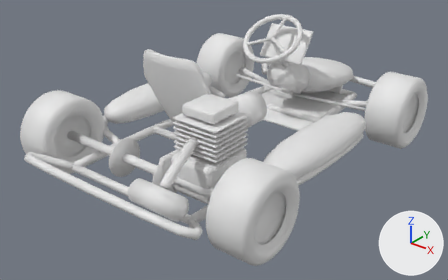
Two versions of the Blender file ragdoll-crash-physics/blender/out/GoKart.blend, one commit apart.
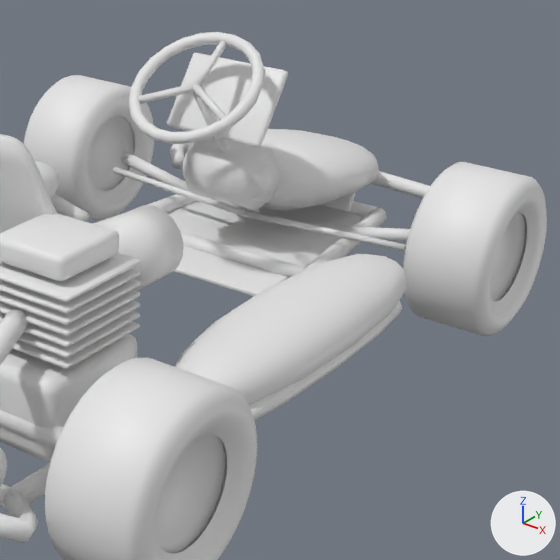
Each version is shown whole from a 50 mm lens placed at (7.32, -9.63, 6.18), pointed at (-0.03, -0.44, 0.48), then close up on the part from 42% to 97% of the width and 0% to 88% of the height. The lights are fixed; the arrows at lower right show +X, +Y and +Z. The last two pictures show the newer version.

Before the edit, the objects in view are built like this:
```python
me_gokart_trim = bpy.data.meshes.new('GoKart_Trim')
me_gokart_trim.from_pydata(...)  # 2876 vertices, 2632 faces; spans x -2.54..2.54, y -4.07..4.38, z 0.38..2.76
me_gokart_trim.materials.append(mat_gokart_trim_pbr)  # its picture is missing
# before: 1622 (-0.06, 1.25, 2.25), 1623 (-0.04, 1.22, 2.23) at pixel (192, 93), 1624 (0.0, 1.2, 2.21) at pixel (195, 95), 1625 (0.04, 1.22, 2.23), 1626 (0.06, 1.25, 2.25)
# before: 1627 (0.04, 1.28, 2.27) at pixel (204, 88), 1628 (0.0, 1.3, 2.29) at pixel (201, 86), 1629 (-0.04, 1.28, 2.27)
me_gokart_wheel2 = bpy.data.meshes.new('GoKart_Wheel2')
me_gokart_wheel2.from_pydata(...)  # 634 vertices, 600 faces; spans x -0.44..0.44, y -0.79..0.79, z -0.79..0.79
me_gokart_wheel2.polygons.foreach_set('use_smooth', [True] * 600)
me_gokart_wheel2.materials.append(mat_gokart_wheel2_pbr)  # its picture is missing
me_gokart_wheel4 = bpy.data.meshes.new('GoKart_Wheel4')
me_gokart_wheel4.from_pydata(...)  # 634 vertices, 600 faces; spans x -0.44..0.44, y -0.79..0.79, z -0.79..0.79
me_gokart_wheel4.polygons.foreach_set('use_smooth', [True] * 600)
me_gokart_wheel4.materials.append(mat_gokart_wheel4_pbr)  # its picture is missing
ob_gokart_trim = bpy.data.objects.new('GoKart_Trim', me_gokart_trim)
ob_gokart_trim.location = (0.0, 0.0, 0.0)
ob_gokart_wheel2 = bpy.data.objects.new('GoKart_Wheel2', me_gokart_wheel2)
ob_gokart_wheel2.location = (2.4, 2.6, 0.8)
ob_gokart_wheel4 = bpy.data.objects.new('GoKart_Wheel4', me_gokart_wheel4)
ob_gokart_wheel4.location = (2.4, -2.7, 0.8)
# also in view: 'GoKart_Wheel1' at (-2.4, 2.6, 0.8); 'GoKart_Body' at (0.0, 1.25, 1.51)
```
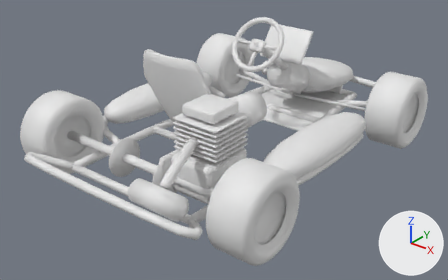
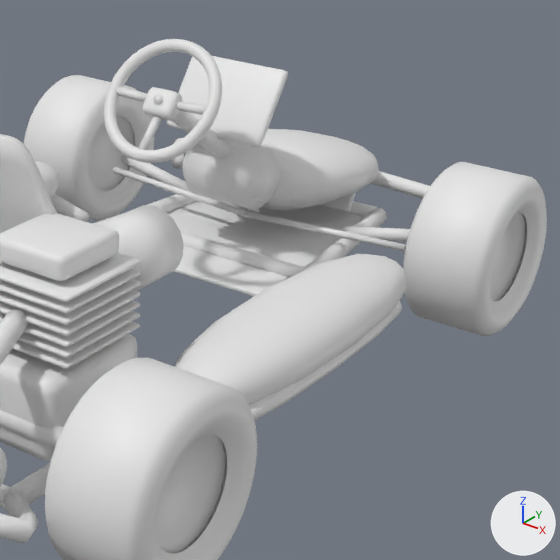
Pixel boxes (x1, y1, x2, y2) of what changed, in the close-ups (560 x 560 px; the box of a moved part takes in the faces that stretch with it):
'GoKart_Trim', reshaped
    before: (0, 32, 430, 543)
    after: (0, 134, 430, 543)
'GoKart_Steer', added
    after: (104, 39, 222, 163)
'GoKart_Interior', added
    after: (172, 111, 232, 158)
part 1 of me_gokart_trim, deleted
    before: (128, 32, 265, 144)
part 2 of me_gokart_trim, deleted
    before: (193, 84, 226, 120)
part 3 of me_gokart_trim, deleted
    before: (137, 84, 194, 104)
part 4 of me_gokart_trim, deleted
    before: (193, 40, 227, 86)
part 5 of me_gokart_trim, moved or reshaped (mostly hidden afterwards)
    before: (193, 86, 260, 213)
    after: (247, 208, 260, 213)

What changed in the scene script:
```text
Add mat_gokart_interior_pbr:
    mat_gokart_interior_pbr = principled_material('GoKart_Interior_PBR')
    mat_gokart_interior_pbr.base_color = (0.8, 0.8, 0.8)  # white #e7e7e7
Add mat_gokart_steer_pbr:
    mat_gokart_steer_pbr = principled_material('GoKart_Steer_PBR')
    mat_gokart_steer_pbr.base_color = (0.8, 0.8, 0.8)  # white #e7e7e7
Change me_gokart_trim:
    used by ob_gokart_trim; location = (0.0, 0.0, 0.0)
    verts and faces of me_gokart_trim; kept vertices keep their numbers, new ones are numbered from 2876
    remove me_gokart_trim.from_pydata(...)  # 2876 vertices, 2632 faces; spans x -2.54..2.54, y -4.07..4.38, z 0.38..2.76
    add me_gokart_trim.from_pydata(...)  # 2664 vertices, 2432 faces; spans x -2.54..2.54, y -4.07..4.38, z 0.38..2.76
    me_gokart_trim part 1: the loose piece of 176 vertices spanning x -0.68..0.68, y 0.64..1.76, z 1.88..2.72 is deleted
    me_gokart_trim part 2: the loose piece of 12 vertices spanning x -0.02..0.54, y 0.92..1.24, z 2.09..2.33 is deleted
    me_gokart_trim part 3: the loose piece of 12 vertices spanning x -0.54..0.02, y 0.92..1.24, z 2.09..2.33 is deleted
    me_gokart_trim part 4: the loose piece of 12 vertices spanning x -0.04..0.04, y 1.18..1.71, z 2.27..2.68 is deleted
    me_gokart_trim part 5
    add for i in [1622, 1623, 1625, 1626]: verts[i] += (0.0, 0.65, -0.86)
    add verts[1624] = (0.0, 1.85, 1.36)  # moved
    add verts[1627] = (0.04, 1.94, 1.41)  # moved
    add verts[1629] = (-0.04, 1.94, 1.41)  # moved
    add verts[1628] = (0.0, 1.95, 1.42)  # moved
Add me_gokart_interior:
    me_gokart_interior.from_pydata(...)  # 72 vertices, 62 faces; spans x -0.09..0.09, y 0.706..1.961, z 1.316..2.291
    me_gokart_interior.polygons.foreach_set('use_smooth', [True] * 62)
    me_gokart_interior.materials.append(mat_gokart_interior_pbr)  # its picture is missing
Add me_gokart_steer:
    me_gokart_steer.from_pydata(...)  # 616 vertices, 594 faces; spans x -0.61..0.61, y -0.38..0.38, z -0.505..0.505
    me_gokart_steer.polygons.foreach_set('use_smooth', [True] * 594)
    me_gokart_steer.materials.append(mat_gokart_steer_pbr)  # its picture is missing
Add ob_gokart_interior:
    ob_gokart_interior = bpy.data.objects.new('GoKart_Interior', me_gokart_interior)
    ob_gokart_interior.location = (0.0, 0.0, 0.0)
Add ob_gokart_steer:
    ob_gokart_steer = bpy.data.objects.new('GoKart_Steer', me_gokart_steer)
    ob_gokart_steer.location = (0.0, 0.65, 2.3)
```
